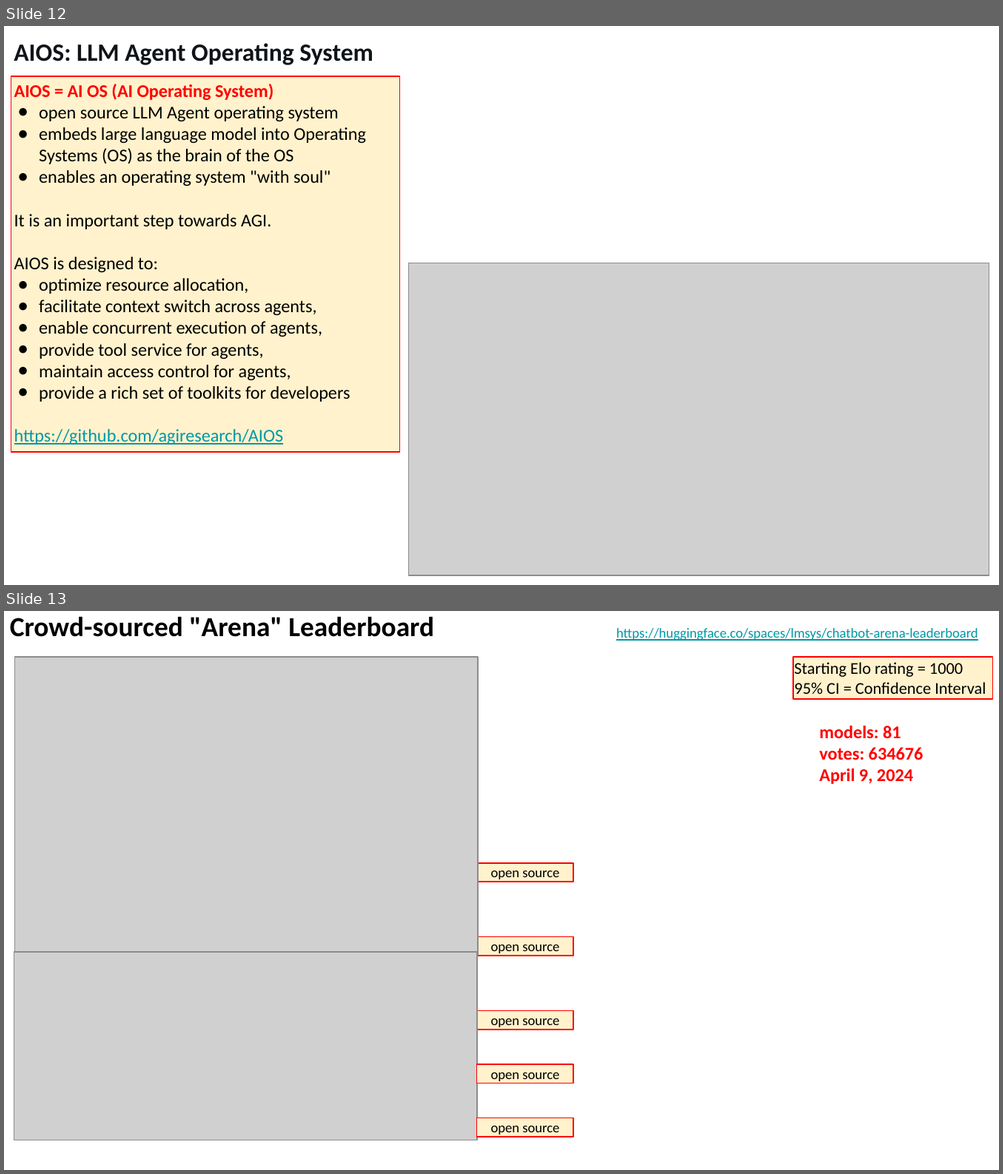
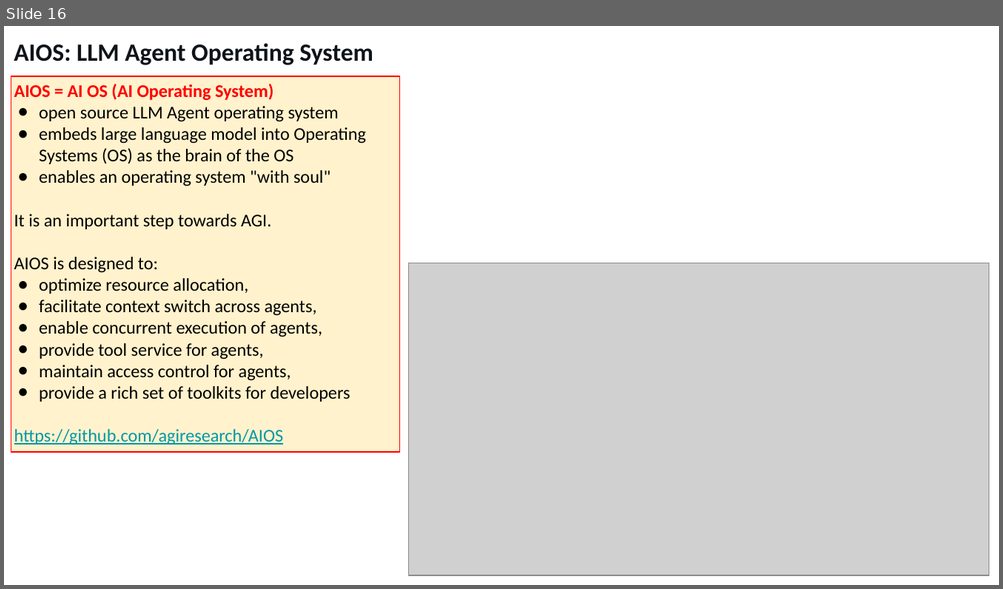
Before and after one commit to lselector/seminar, a slide deck: 2024/2024-04-12-AI-Updates.pptx. Shown one above the other, each under a label of ours: slides 12 and 13 before the commit, slide 16 after it. The pictures are 1003x1174 and 1003x589 pixels, drawn with LibreOffice and Linux fonts; fonts in the diff are those of the drawing; grey boxes stand for pictures. Boxes give left, top, right and bottom in pixels: in the first picture for what was removed or moved away, otherwise in the second. Text is boxed around its words. In the diff, an @@ line names an element or a change of style, - is before the commit and + after.

```diff
--- a/2024/2024-04-12-AI-Updates.pptx
+++ b/2024/2024-04-12-AI-Updates.pptx
@@ slide 13 removed at (4,611,999,1170), background #FFFFFF @@
@@ text removed at (10,616,434,637) @@
-Crowd-sourced "Arena" Leaderboard
@@ text removed at (616,628,978,641) @@
-https://huggingface.co/spaces/lmsys/chatbot-arena-leaderboard
@@ picture removed at (15,657,478,955) @@
@@ rectangle removed at (793,657,992,698) @@
-Starting Elo rating = 1000
-95% CI = Confidence Interval
@@ text removed at (819,726,923,784) @@
-models: 81
-votes: 634676
-April 9, 2024
@@ rectangle removed at (476,863,573,883) @@
-open source
@@ rectangle removed at (476,937,573,956) @@
-open source
@@ picture removed at (14,952,478,1140) @@
@@ rectangle removed at (476,1011,573,1030) @@
-open source
@@ rectangle removed at (476,1065,573,1083) @@
-open source
@@ rectangle removed at (476,1118,573,1137) @@
-open source
@@ what was slide 12 is now slide 16 @@
```
Also in this commit, not shown: 5 slides changed, 6 slides added.
